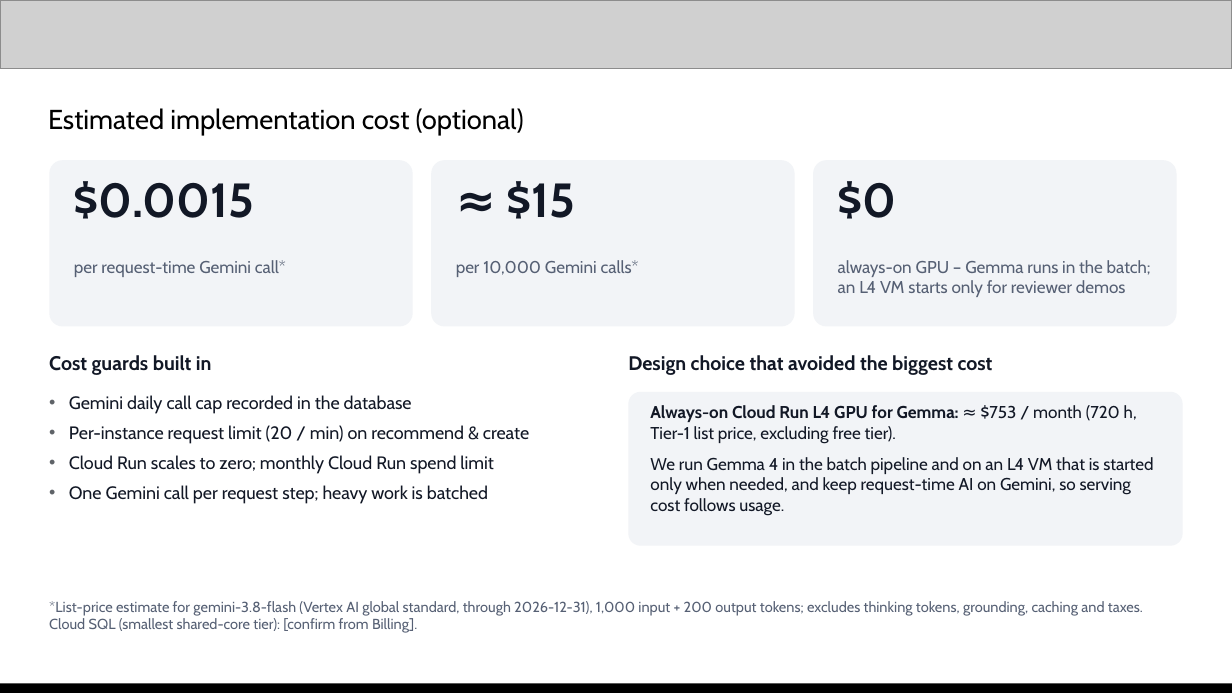
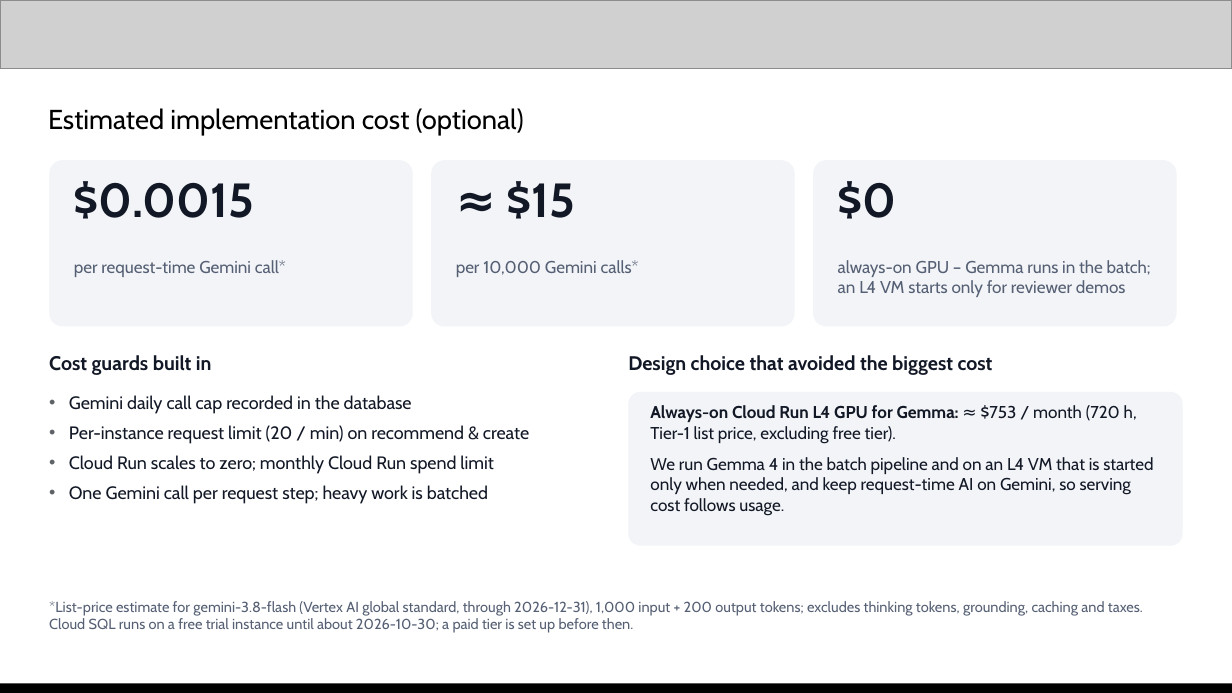
Before and after one commit to Sihyeon-Ji/trend-interpreter, a slide deck: slide 8 of docs/대회/제출/AI-Builder-Cup-제출-초안.pptx. Drawn at 1232x693 pixels with LibreOffice and Linux fonts; fonts in the diff are those of the drawing; grey boxes stand for pictures. Boxes give left, top, right and bottom in pixels: in the first picture for what was removed or moved away, otherwise in the second. Text is boxed around its words. In the diff, an @@ line names an element or a change of style, - is before the commit and + after.

Commit message:
docs: 제출 양식 문안과 발표 자료 영어 점검 – 제품 설명·JAPAC 표기·Cloud SQL 각주
- 제출 양식에 붙여 넣을 영어 문안(팀·테마·한 줄 소개·Firebase·Firestore·Cloud Run·Gemini 활용·결과)
- 덱 12쪽 제품 설명을 지금 흐름으로, 시장 표기를 JAPAC으로 통일, USP·제출 전 할 일 표현 정리
- 8쪽 각주를 실제 Cloud SQL 무료 체험(10-30경 종료)으로 고침
- 제품 주소는 제출용 PDF에만 채우고 저장소에는 넣지 않는다는 것을 계획·체크리스트에 기록

```diff
--- a/docs/대회/제출/AI-Builder-Cup-제출-초안.pptx
+++ b/docs/대회/제출/AI-Builder-Cup-제출-초안.pptx
@@ text at (49,601,1143,633): text changed @@
-*List-price estimate for gemini-3.8-flash (Vertex AI global standard, through 2026-12-31), 1,000 input + 200 output tokens; excludes thinking tokens, grounding, caching and taxes. Cloud SQL (smallest shared-core tier): [confirm from Billing].
+*List-price estimate for gemini-3.8-flash (Vertex AI global standard, through 2026-12-31), 1,000 input + 200 output tokens; excludes thinking tokens, grounding, caching and taxes. Cloud SQL runs on a free trial instance until about 2026-10-30; a paid tier is set up before then.
```
Also in this commit, not shown: 4 other slides changed, 3 other files.
